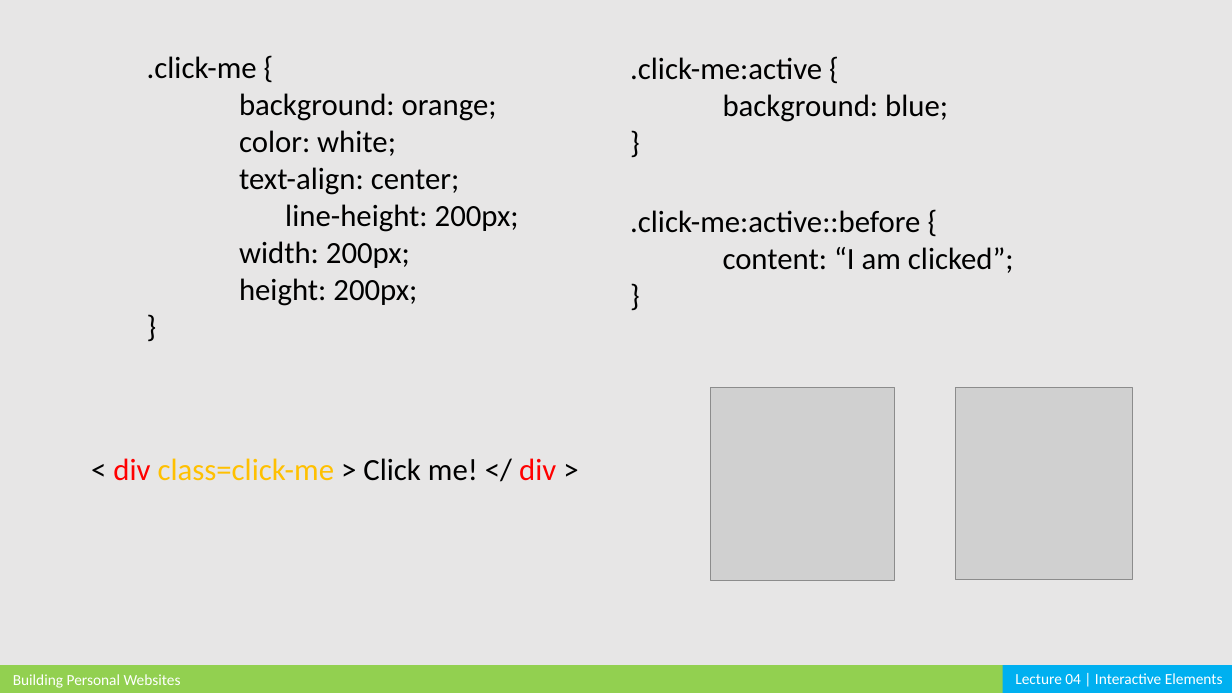
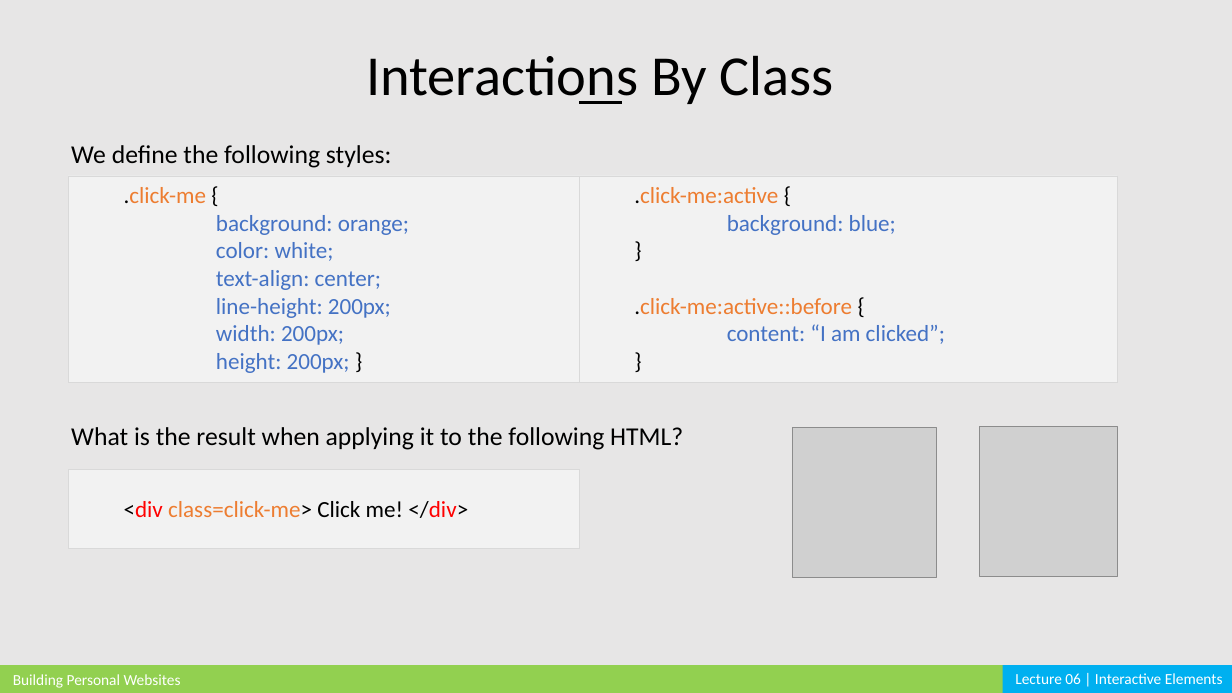
Before and after one commit to cardadfar/stuco_webdev_website, a slide deck: slide 13 of assets/lectures/BPW_Lecture_06.pptx. Drawn at 1232x693 pixels with LibreOffice and Linux fonts; fonts in the diff are those of the drawing; grey boxes stand for pictures. Boxes give left, top, right and bottom in pixels: in the first picture for what was removed or moved away, otherwise in the second. Text is boxed around its words. In the diff, an @@ line names an element or a change of style, - is before the commit and + after.

```diff
--- a/assets/lectures/BPW_Lecture_06.pptx
+++ b/assets/lectures/BPW_Lecture_06.pptx
@@ text added at bbox=[366, 55, 834, 104], 44 pt, text #000000 @@
+Interactions By Class
@@ text removed at bbox=[630, 57, 948, 122] @@
-.click-me:active {
-background: blue;
-}
@@ line added from (579, 103) to (622, 103), #000000 2.25 pt @@
@@ text added at bbox=[71, 145, 392, 168], 20 pt, text #000000 @@
+We define the following styles:
@@ rectangle ".click-me {": place and size @@
-rectangle ".click-me {" at bbox=[147, 56, 519, 306]
+rectangle ".click-me {" at bbox=[68, 176, 579, 383]
@@ rectangle ".click-me {" at bbox=[68, 176, 579, 383]: fill none to #F2F2F2; outline none to #D9D9D9 0.25 pt @@
@@ rectangle ".click-me:active {" at bbox=[579, 176, 1117, 383]: fill none to #F2F2F2; outline none to #D9D9D9 0.25 pt @@
@@ rectangle ".click-me:active {": place and size @@
-rectangle ".click-me:active {" at bbox=[630, 210, 1014, 273]
+rectangle ".click-me:active {" at bbox=[579, 176, 1117, 383]
@@ text in rectangle at bbox=[124, 187, 409, 345]: size 24 to 18 pt in ".click-me {", "background: orange;", "color: white;", "text-align: center;" and 2 more places; text colour #000000 to #ED7D31 in ".click-me"; text colour #000000 to #4472C4 in "background: orange;", "color: white;", "text-align: center;", "line-height: 200px;" and 1 more places; list level 1 to 2 in ".click-me {"; list level 1 to 2 in "background: orange;"; list level 1 to 2 in "color: white;"; list level 1 to 2 in "text-align: center;"; list level 1 to 2 in "width: 200px;" @@
@@ text in rectangle at bbox=[634, 187, 896, 235]: paragraphs added @@
+  .click-me:active {
+  background: blue;
+  }
@@ text in rectangle at bbox=[634, 298, 945, 344]: size 24 to 18 pt in ".click-me:active::before {", "content: “I am clicked”;", "}"; text colour #000000 to #ED7D31 in ".click-me:active::before"; text colour #000000 to #4472C4 in "content: “I am clicked”;"; list level 1 to 2 in ".click-me:active::before {"; list level 1 to 2 in "content: “I am clicked”;"; list level 1 to 2 in "}" @@
@@ text in rectangle at bbox=[216, 353, 350, 373]: text changed; size 24 to 18 pt; text colour #000000 to #4472C4 @@
-height: 200px;
-}
+  height: 200px; }
@@ text added at bbox=[71, 427, 683, 450], 20 pt, text #000000 @@
+What is the result when applying it to the following HTML?
@@ picture: place and size @@
-picture at bbox=[710, 387, 895, 579]
+picture at bbox=[793, 427, 937, 577]
@@ picture: place and size @@
-picture at bbox=[956, 387, 1132, 579]
+picture at bbox=[980, 427, 1117, 577]
@@ rectangle "<div class=click-me> Click me! </div>": place and size @@
-rectangle "<div class=click-me> Click me! </div>" at bbox=[113, 458, 556, 481]
+rectangle "<div class=click-me> Click me! </div>" at bbox=[68, 470, 579, 548]
@@ rectangle "<div class=click-me> Click me! </div>" at bbox=[68, 470, 579, 548]: vertical alignment top to middle; fill none to #F2F2F2; outline none to #D9D9D9 0.25 pt @@
@@ text in rectangle at bbox=[124, 501, 468, 518]: text changed; size 24 to 18 pt; text colour #FFC000 to #ED7D31 @@
-< div class=click-me > Click me! </ div >
+  <div class=click-me> Click me! </div>
@@ text at bbox=[1015, 673, 1223, 684]: text changed @@
-Lecture 04 | Interactive Elements
+Lecture 06 | Interactive Elements
```
Also in this commit, not shown: 14 other slides changed, 23 other files.
